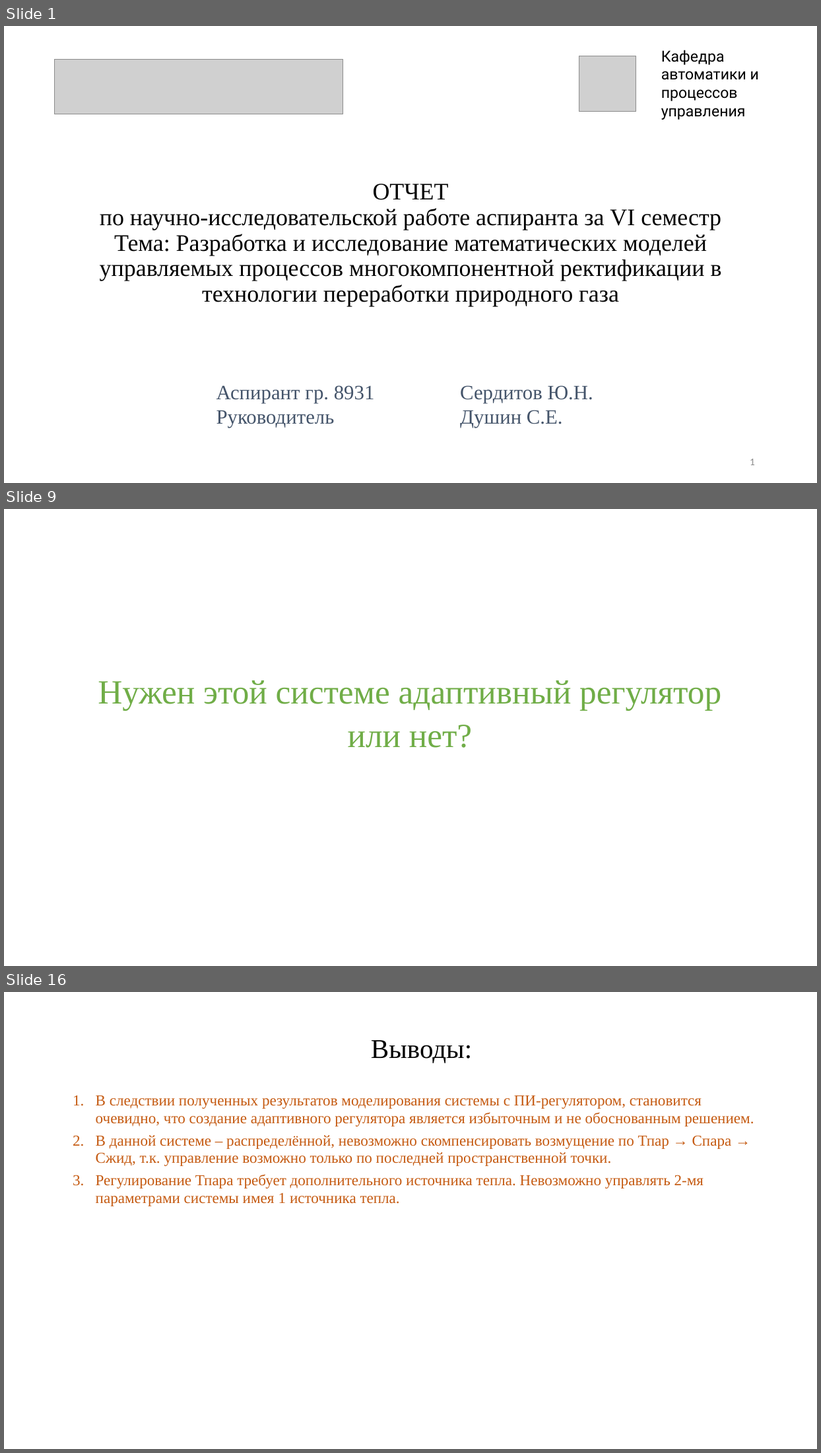
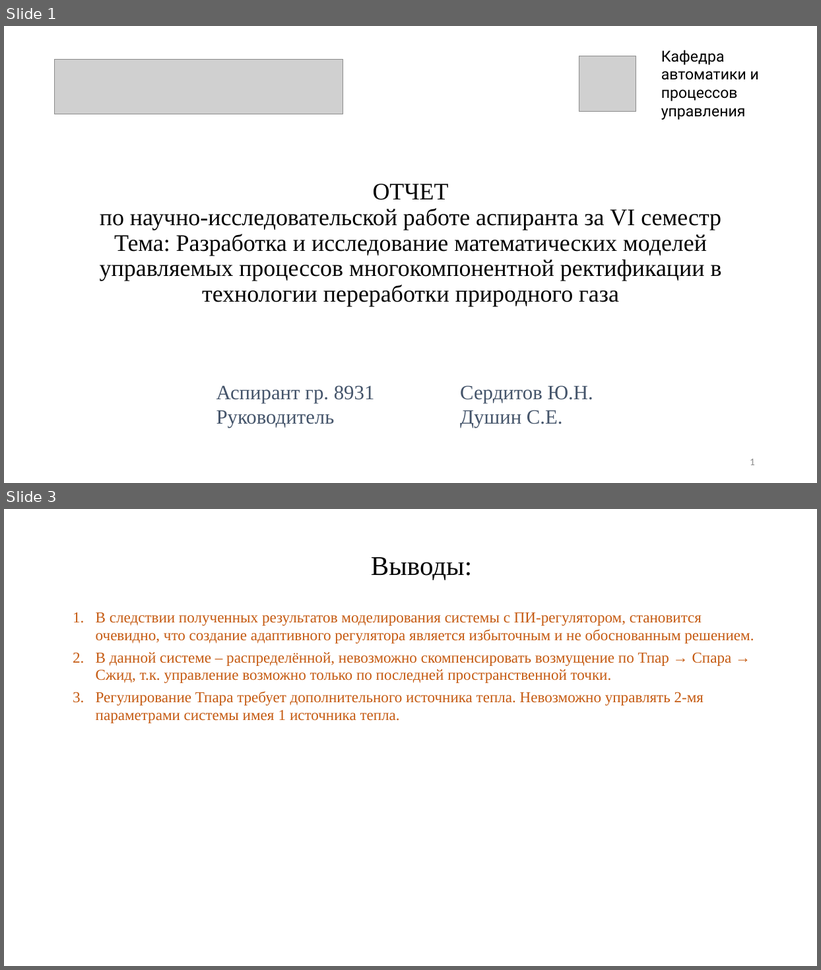
Before and after one commit to Rivares/Ph.D, a slide deck: 0_Docs_dir/3_General/6 семестр/НИД 6 семестр.pptx. Shown one above the other, each under a label of ours: slides 1, 9 and 16 before the commit, slides 1 and 3 after it; the slides between them are not shown. The pictures are 821x1453 and 821x970 pixels, drawn with LibreOffice and Linux fonts; fonts in the diff are those of the drawing; grey boxes stand for pictures. Boxes give left, top, right and bottom in pixels: in the first picture for what was removed or moved away, otherwise in the second. Text is boxed around its words. In the diff, an @@ line names an element or a change of style, - is before the commit and + after.

```diff
--- a/0_Docs_dir/3_General/6 семестр/НИД 6 семестр.pptx
+++ b/0_Docs_dir/3_General/6 семестр/НИД 6 семестр.pptx
@@ slide 9 removed at [4,509,817,966], background #FFFFFF @@
@@ text removed at [98,681,721,748] @@
-Нужен этой системе адаптивный регулятор
-или нет?
@@ what was slide 16 is now slide 3 @@
```
Also in this commit, not shown: 1 slide changed, 13 other slides removed, 5 other files.
